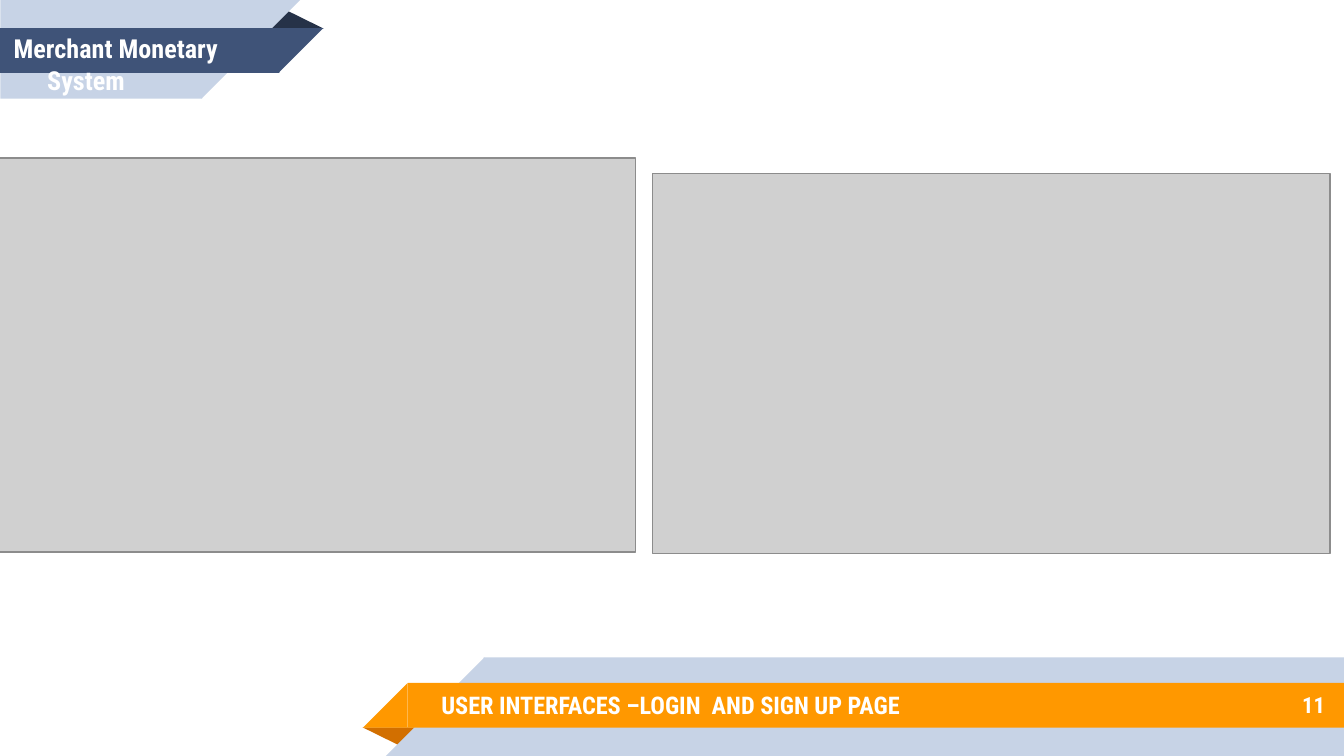
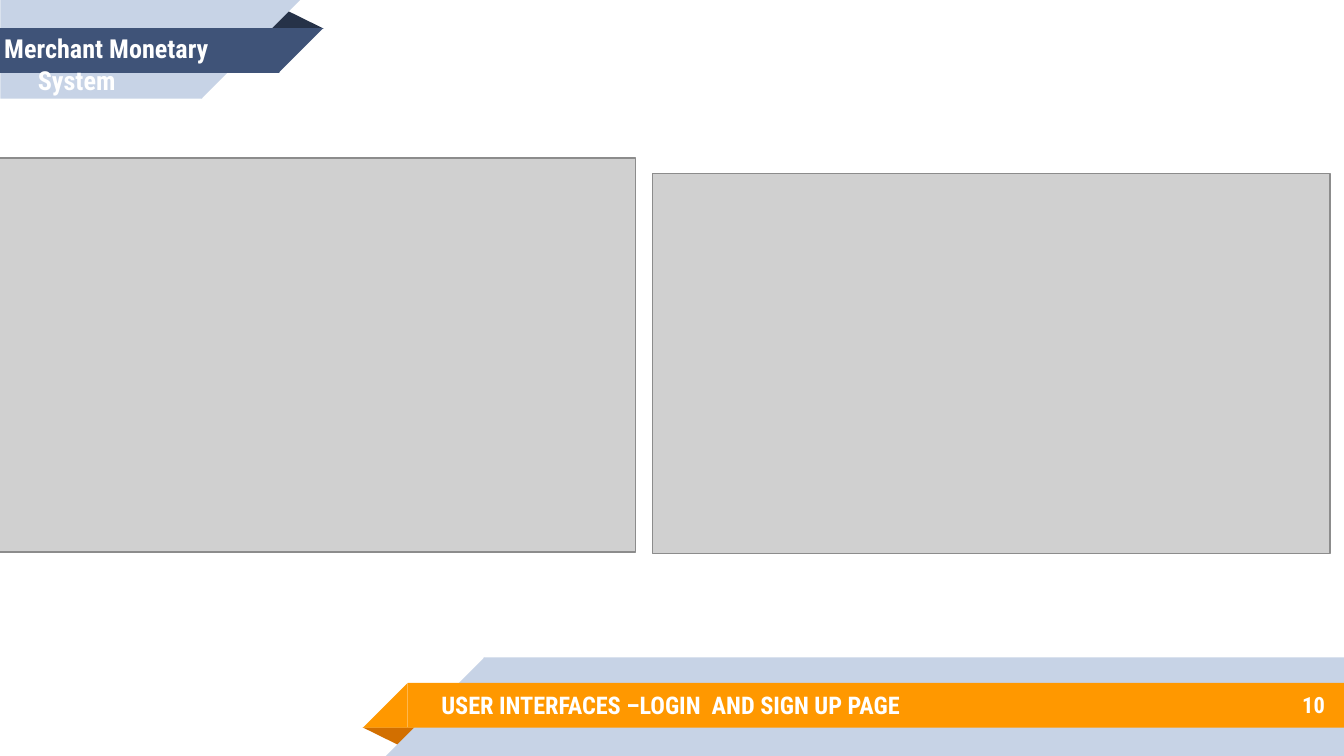
Before and after one commit to hamadhassan/Merchant-Monetary-System, a slide deck: slide 10 of Power Point Slides/PRESENTATION SLIDES.pptx (slide 11 before the commit). Drawn at 1344x756 pixels with LibreOffice and Linux fonts; fonts in the diff are those of the drawing; grey boxes stand for pictures. Boxes give left, top, right and bottom in pixels: in the first picture for what was removed or moved away, otherwise in the second. Text is boxed around its words. In the diff, an @@ line names an element or a change of style, - is before the commit and + after.

```diff
--- a/Power Point Slides/PRESENTATION SLIDES.pptx
+++ b/Power Point Slides/PRESENTATION SLIDES.pptx
@@ text "Merchant Monetary System": place and size @@
-text "Merchant Monetary System" at (14,38,218,95)
+text "Merchant Monetary System" at (4,38,208,95)
@@ page number at (1302,697,1325,714): text changed @@
-11
+10
```
Also in this commit, not shown: 11 other slides changed, 3 slides added, 4 other files.
